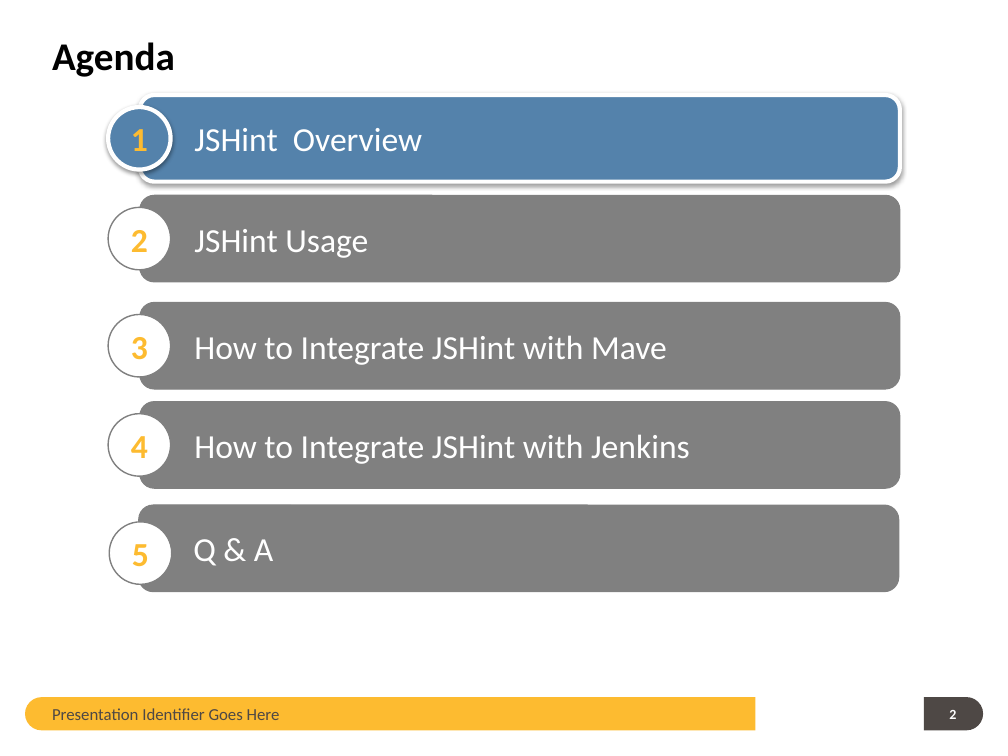
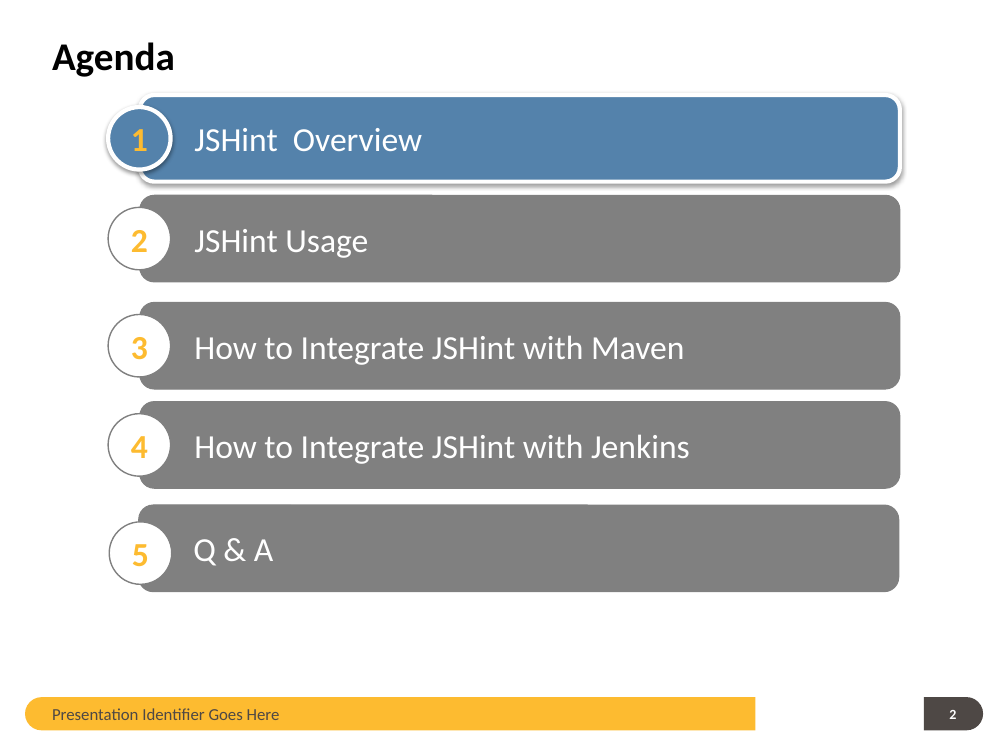
Before and after one commit to guangweiqiao/EIMS, a slide deck: slide 2 of EIMS/doc/JSHint TOI.pptx. Drawn at 1008x756 pixels with LibreOffice and Linux fonts; fonts in the diff are those of the drawing; background and template pictures are left out. Boxes give left, top, right and bottom in pixels: in the first picture for what was removed or moved away, otherwise in the second. Text is boxed around its words. In the diff, an @@ line names an element or a change of style, - is before the commit and + after.

```diff
--- a/EIMS/doc/JSHint TOI.pptx
+++ b/EIMS/doc/JSHint TOI.pptx
@@ text in rounded rectangle at [194,335,684,365]: text changed @@
-How to Integrate JSHint with Mave
+How to Integrate JSHint with Maven
```
Also in this commit, not shown: 5 other slides changed.
